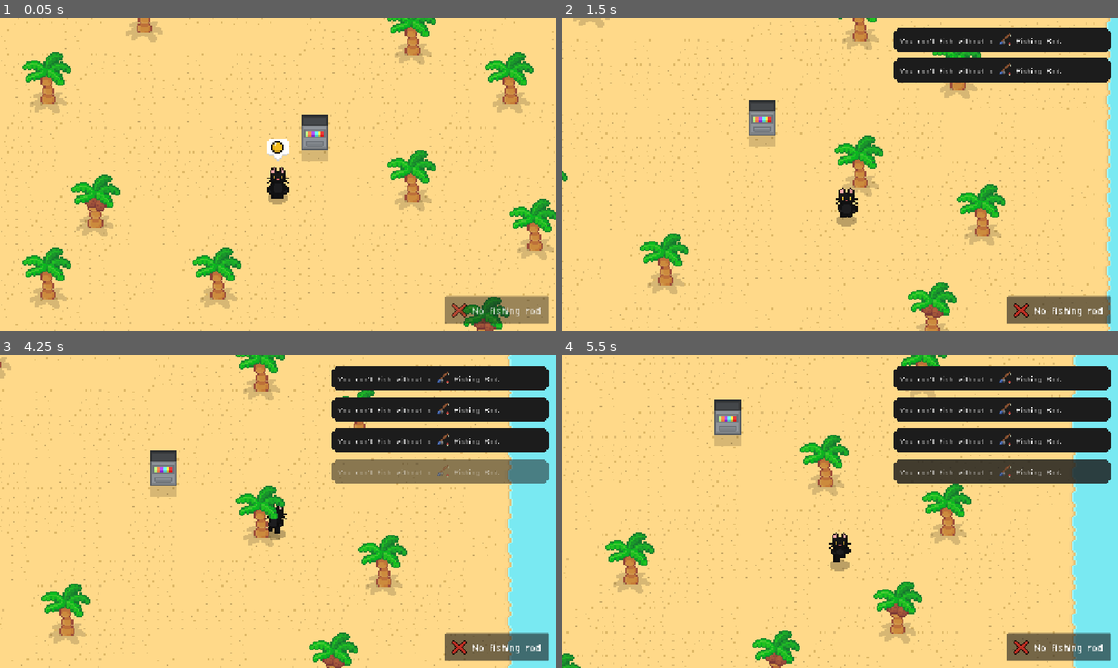
Above: before the commit, frames 1-4 (two rows, left to right).
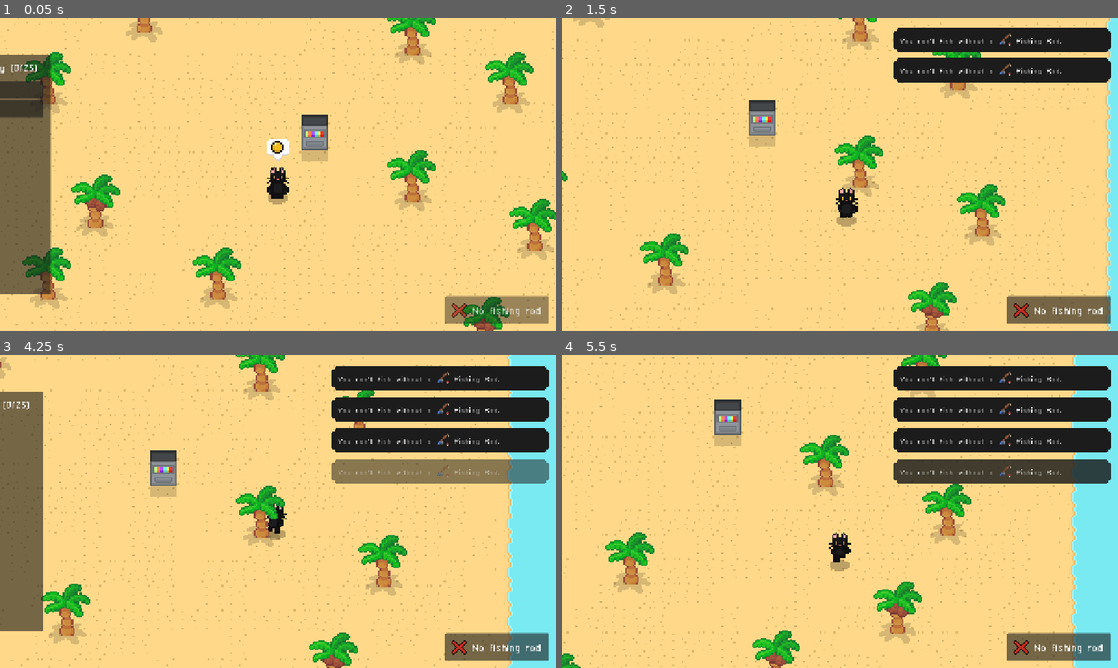
Above: after the commit, the same moments.

Repository: minotaa/beachside-tactics-2
Game: Godot game, scene res://scenes/game.tscn
Two runs of this game, one before a commit and one after it. Both use one fixed random seed, a clock stepped at 60 frames per second and the inputs below.
Inputs (mouse positions are in pixels of both pictures, inside the frame that each line leads up to):
- Up to frame 1 (0.05 s): no input
- Up to frame 2 (1.5 s): move the mouse to (962, 158) at 0.52 s; press the mouse at (962, 158) at 0.53 s; hold D (right) 0.53-1.28 s; move the mouse to (728, 190) at 1.27 s; release the mouse at (728, 190) at 1.28 s; hold S (down) from 1.28 s (still down); click (728, 190) at 1.35 s
- Up to frame 3 (4.25 s): move the mouse to (333, 442) at 2.02 s; release S (down) at 2.03 s; press the mouse at (333, 442) at 2.03 s; hold D (right) 2.03-2.78 s; move the mouse to (250, 574) at 2.77 s; release the mouse at (250, 574) at 2.78 s; hold W (up) 2.78-3.53 s; click (250, 574) at 2.85 s; move the mouse to (444, 558) at 3.52 s; press the mouse at (444, 558) at 3.53 s; hold A (left) from 3.53 s (still down); tap I (inventory) at 4.15 s
- Up to frame 4 (5.5 s): move the mouse to (673, 464) at 4.27 s; release the mouse at (673, 464) at 4.28 s; click (673, 464) at 4.35 s; move the mouse to (867, 511) at 5.02 s; release A (left) at 5.03 s; press the mouse at (867, 511) at 5.03 s; hold S (down) from 5.03 s (still down)

The runs differ from the first frame. In frame 1, 7.1% of the frame differs, in the area x 0-10%, y 11-89%; in frame 2, nothing differs; in frame 3, 5.9%; in frame 4, nothing differs.

Commit message:
open inventory with tab and make it swing out

Diff:
--- a/project.godot
+++ b/project.godot
@@ -74,6 +74,7 @@
 inventory={
 "deadzone": 0.2,
 "events": [Object(InputEventKey,"resource_local_to_scene":false,"resource_name":"","device":-1,"window_id":0,"alt_press …(192 unchanged characters)…
+, Object(InputEventKey,"resource_local_to_scene":false,"resource_name":"","device":-1,"window_id":0,"alt_pressed":false,"shift_pressed":false,"ctrl_pressed":false,"meta_pressed":false,"pressed":false,"keycode":0,"physical_keycode":4194306,"key_label":0,"unicode":0,"location":0,"echo":false,"script":null)
 ]
 }
 
--- a/scripts/player.gd
+++ b/scripts/player.gd
@@ -266,16 +266,22 @@
 			$InteractionMark/Coin.visible = true
 
 	if Input.is_action_pressed("inventory"):
-		$HUD/Inventory.show()
-		for child in $HUD/Inventory/ScrollContainer/VBoxContainer.get_children():
-			child.queue_free()
-		$HUD/Inventory/Title.text = "Your inventory (" + str(Game.bag.total_size()) + "/" + str(Game.get_max_inventory_size()) + ")"
-		for item in Game.bag.list:
-			var inventory_entry = preload("res://scenes/inventory_entry.tscn").instantiate()
-			inventory_entry.get_node("Label").text = str(item.amount) + "x " + str(item.type.name)
-			inventory_entry.get_node("TextureRect").texture = item.type.texture
-	else:
-		$HUD/Inventory.hide()
+		$HUD/Inventory.position.x = lerp($HUD/Inventory.position.x, 32.0, 0.2)
+		if not $HUD/Inventory.visible:
+			$HUD/Inventory.show()
+			for child in $HUD/Inventory/ScrollContainer/VBoxContainer.get_children():
+				child.queue_free()
+			$HUD/Inventory/Title.text = "Your inventory (" + str(Game.bag.total_size()) + "/" + str(Game.get_max_inventory_size()) + ")"
+			for item in Game.bag.list:
+				var inventory_entry = preload("res://scenes/inventory_entry.tscn").instantiate()
+				inventory_entry.get_node("Label").text = str(item.amount) + "x " + str(item.type.name)
+				inventory_entry.get_node("TextureRect").texture = item.type.texture
+				$HUD/Inventory/ScrollContainer/VBoxContainer.add_child(inventory_entry)
+	else:
+		$HUD/Inventory.position.x = lerp($HUD/Inventory.position.x, -400.0, 0.2)
+
+		if $HUD/Inventory.position.x < -390:
+			$HUD/Inventory.hide()
 
 	if bobber != null:
 		var line = bobber.get_node("Line2D")
